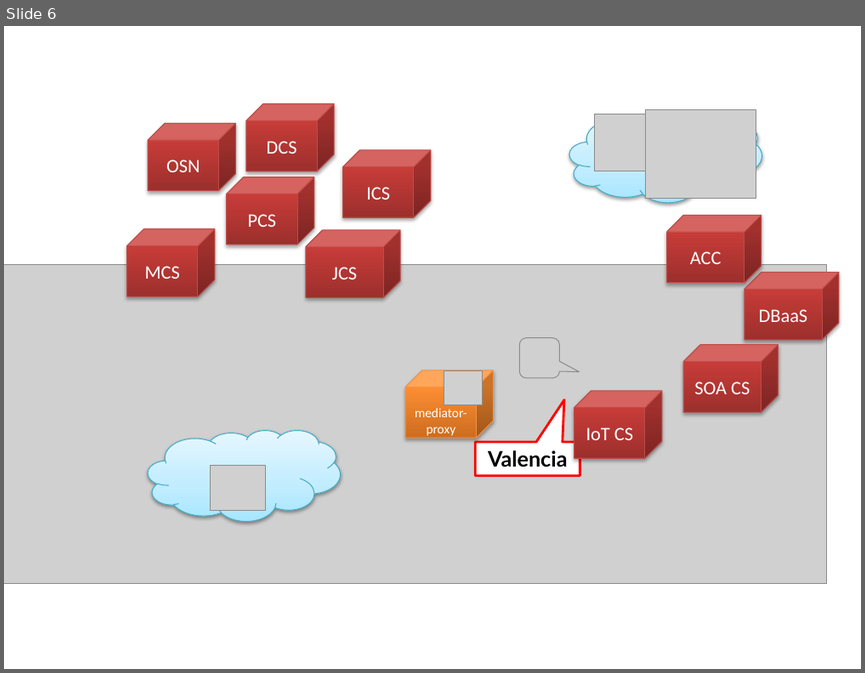
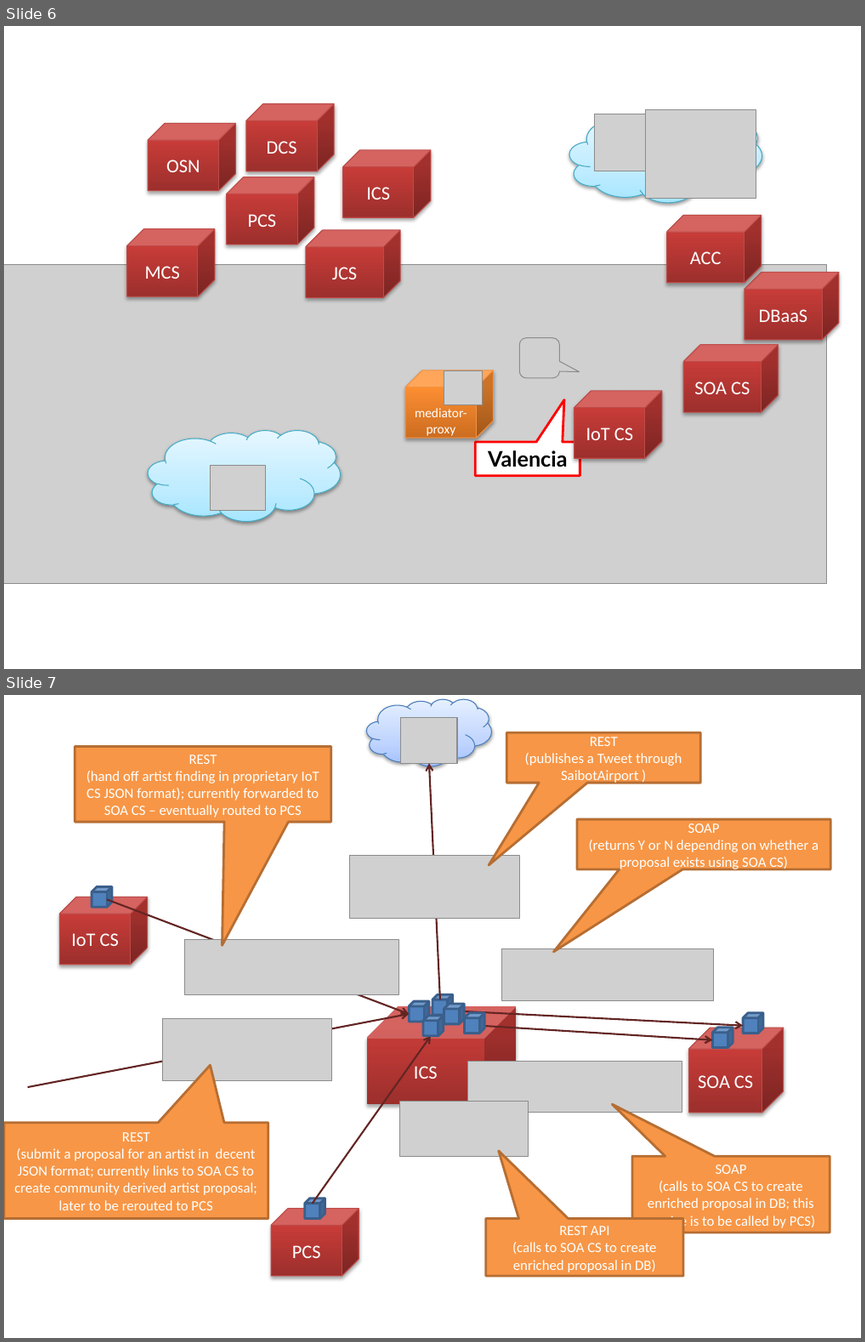
Before and after one commit to lucasjellema/aced-cloud-demo-ofmw2016-valencia, a slide deck: ofmw-forum2016-valencia-demo.pptx. Shown one above the other, each under a label of ours: slide 6 before the commit, slides 6 and 7 after it. The pictures are 865x673 and 865x1342 pixels, drawn with LibreOffice and Linux fonts; fonts in the diff are those of the drawing; grey boxes stand for pictures. Boxes give left, top, right and bottom in pixels: in the first picture for what was removed or moved away, otherwise in the second. Text is boxed around its words. In the diff, an @@ line names an element or a change of style, - is before the commit and + after.

Commit message:
Added slide with overview of ICS position

```diff
--- a/ofmw-forum2016-valencia-demo.pptx
+++ b/ofmw-forum2016-valencia-demo.pptx
@@ slide 7 added at [4, 695, 861, 1338], background #FFFFFF @@
@@ cloud added at [366, 699, 492, 766], fill gradient #A4C4FF to #BFD4FF to #E6EEFF, outline #4B7EBC 0.75 pt @@
@@ picture added at [401, 717, 457, 763] @@
@@ speech box added at [507, 732, 701, 783], fill #F79646, outline #B76F34 2 pt, 12 pt, text #FFFFFF @@
+REST
+(publishes a Tweet through SaibotAirport )
@@ speech box added at [75, 746, 331, 822], fill #F79646, outline #B76F34 2 pt, 12 pt, text #FFFFFF @@
+REST
+(hand off artist finding in proprietary IoT CS JSON format); currently forwarded to SOA CS – eventually routed to PCS
@@ arrow added from (440, 999) to (429, 764), #632523 1.5 pt @@
@@ speech box added at [577, 819, 831, 869], fill #F79646, outline #B76F34 2 pt, 12 pt, text #FFFFFF @@
+SOAP
+(returns Y or N depending on whether a proposal exists using SOA CS)
@@ picture added at [349, 855, 520, 918] @@
@@ cube added at [60, 897, 147, 965], fill gradient #9C2F2D to #CB3E3A to #CE3B37, outline #BF4C48 0.75 pt, 16 pt, text #FFFFFF @@
+IoT CS
@@ cube added at [92, 887, 112, 907], fill #4F81BD, outline #3A5F8C 2 pt @@
@@ arrow added from (107, 900) to (409, 1014), #632523 1.5 pt @@
@@ picture added at [185, 939, 399, 995] @@
@@ picture added at [501, 948, 714, 1000] @@
@@ cube added at [432, 994, 453, 1015], fill #4F81BD, outline #3A5F8C 2 pt @@
@@ arrow added from (28, 1087) to (409, 1014), #632523 1.5 pt @@
@@ picture added at [162, 1019, 331, 1081] @@
@@ cube added at [366, 1006, 516, 1104], fill gradient #9C2F2D to #CB3E3A to #CE3B37, 16 pt, text #FFFFFF @@
+ICS
@@ cube added at [409, 1001, 429, 1021], fill #4F81BD, outline #3A5F8C 2 pt @@
@@ cube added at [423, 1015, 443, 1036], fill #4F81BD, outline #3A5F8C 2 pt @@
@@ cube added at [443, 1004, 464, 1024], fill #4F81BD, outline #3A5F8C 2 pt @@
@@ arrow added from (464, 1011) to (743, 1026), #632523 1.5 pt @@
@@ cube added at [464, 1013, 484, 1033], fill #4F81BD, outline #3A5F8C 2 pt @@
@@ arrow added from (479, 1026) to (713, 1039), #632523 1.5 pt @@
@@ cube added at [743, 1013, 763, 1033], fill #4F81BD, outline #3A5F8C 2 pt @@
@@ arrow added from (313, 1203) to (431, 1036), #632523 1.5 pt @@
@@ cube added at [688, 1027, 783, 1112], fill gradient #9C2F2D to #CB3E3A to #CE3B37, outline #BF4C48 0.75 pt, 16 pt, text #FFFFFF @@
+SOA CS
@@ cube added at [713, 1027, 733, 1048], fill #4F81BD, outline #3A5F8C 2 pt @@
@@ picture added at [468, 1061, 682, 1112] @@
@@ picture added at [400, 1101, 528, 1156] @@
@@ speech box added at [4, 1123, 268, 1219], fill #F79646, outline #B76F34 2 pt, 12 pt, text #FFFFFF @@
+REST
+(submit a proposal for an artist in decent JSON format; currently links to SOA CS to create community derived artist proposal; later to be rerouted to PCS
@@ speech box added at [632, 1156, 829, 1232], fill #F79646, outline #B76F34 2 pt, 12 pt, text #FFFFFF @@
+SOAP
+(calls to SOA CS to create enriched proposal in DB; this service is to be called by PCS)
@@ cube added at [305, 1198, 325, 1219], fill #4F81BD, outline #3A5F8C 2 pt @@
@@ cube added at [271, 1208, 358, 1276], fill gradient #9C2F2D to #CB3E3A to #CE3B37, outline #BF4C48 0.75 pt, 16 pt, text #FFFFFF @@
+PCS
@@ speech box added at [485, 1219, 682, 1276], fill #F79646, outline #B76F34 2 pt, 12 pt, text #FFFFFF @@
+REST API
+(calls to SOA CS to create enriched proposal in DB)
```
